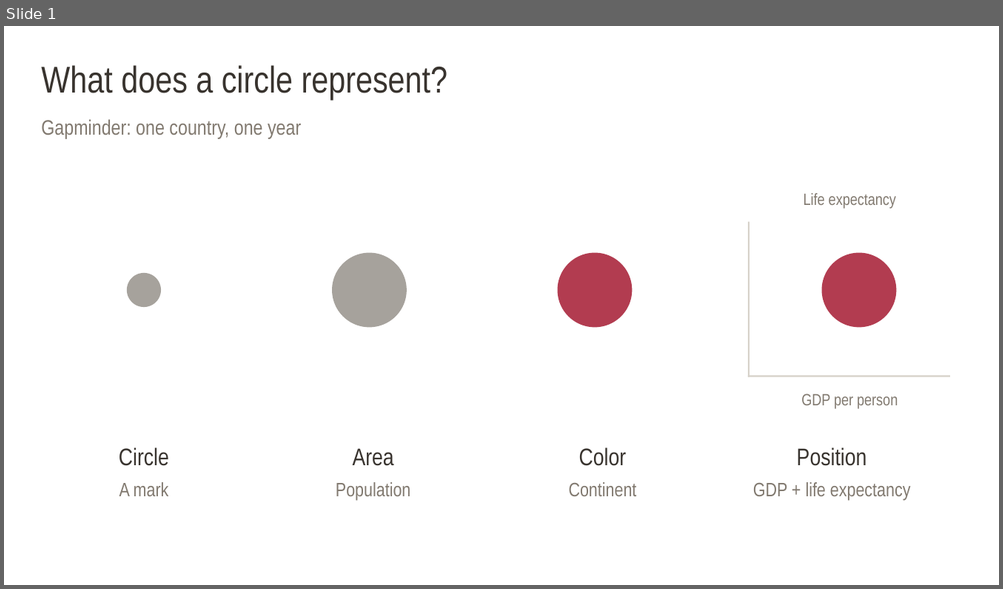
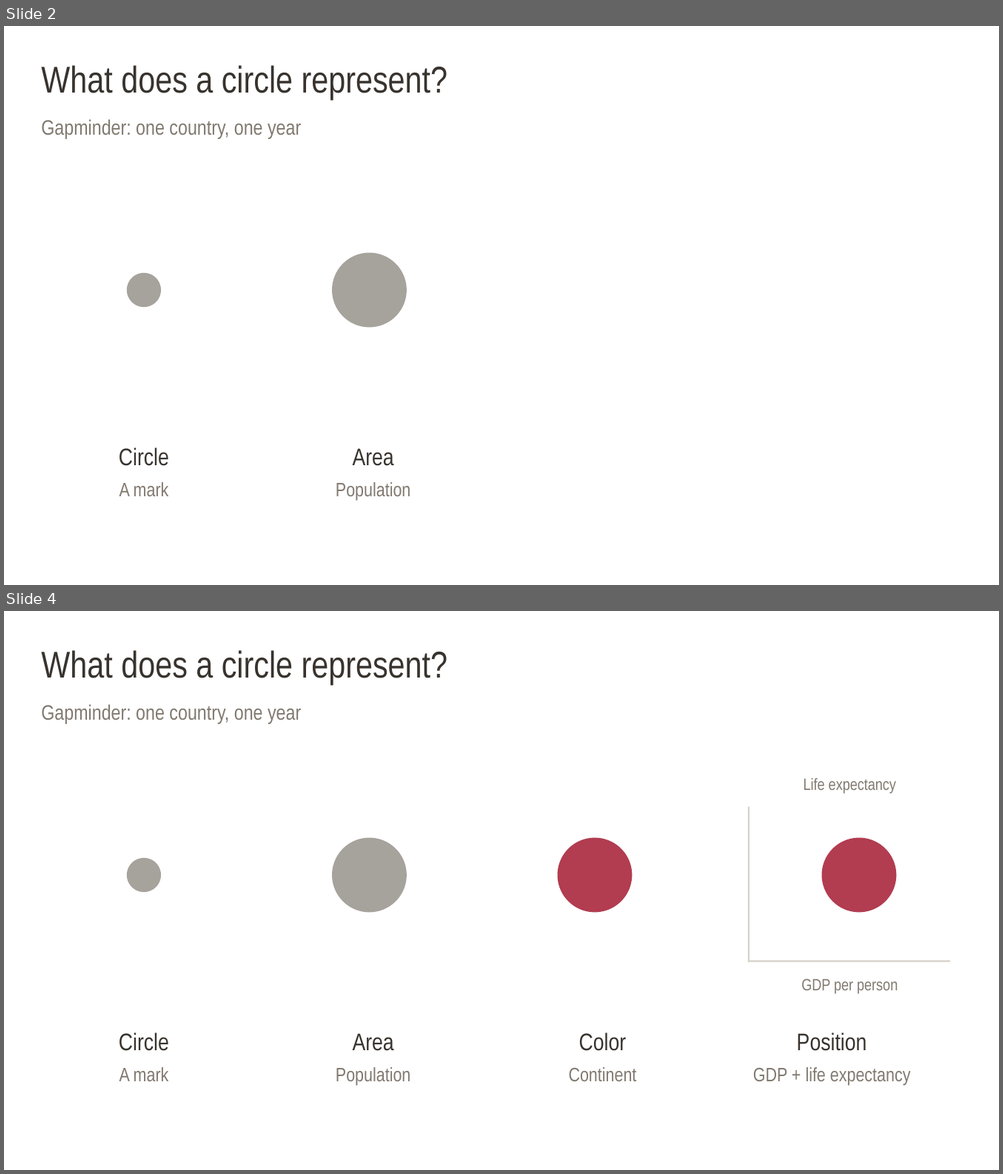
Before and after one commit to yohman/26-2-Dataviz, a slide deck: lectures/w04-gapminder-marks.pptx. Shown one above the other, each under a label of ours: slide 1 before the commit, slides 2 and 4 after it; the slides between them are not shown. The pictures are 1003x589 and 1003x1174 pixels, drawn with LibreOffice and Linux fonts; fonts in the diff are those of the drawing. Boxes give left, top, right and bottom in pixels: in the first picture for what was removed or moved away, otherwise in the second. Text is boxed around its words. In the diff, an @@ line names an element or a change of style, - is before the commit and + after.

Commit message:
Reveal Gapminder marks and channels across four cumulative slides

```diff
--- a/lectures/w04-gapminder-marks.pptx
+++ b/lectures/w04-gapminder-marks.pptx
@@ slide 2 added at box(4, 26, 999, 585), background #FFFFFF @@
@@ text added at box(41, 65, 447, 100), 36 pt, text #38332E @@
+What does a circle represent?
@@ text added at box(41, 119, 301, 139), 20.2 pt, text #81796F @@
+Gapminder: one country, one year
@@ ellipse added at box(333, 253, 407, 327), fill #A6A29C @@
@@ ellipse added at box(127, 273, 162, 307), fill #A6A29C @@
@@ text added at box(119, 448, 169, 466), 23.2 pt, text #38332E @@
+Circle
@@ text added at box(353, 449, 394, 466), 23.2 pt, text #38332E @@
+Area
@@ text added at box(119, 483, 169, 497), 18.8 pt, text #81796F @@
+A mark
@@ text added at box(336, 483, 410, 500), 18.8 pt, text #81796F @@
+Population
@@ what was slide 1 is now slide 4 @@
```
Also in this commit, not shown: 2 other slides added, 2 other files.
